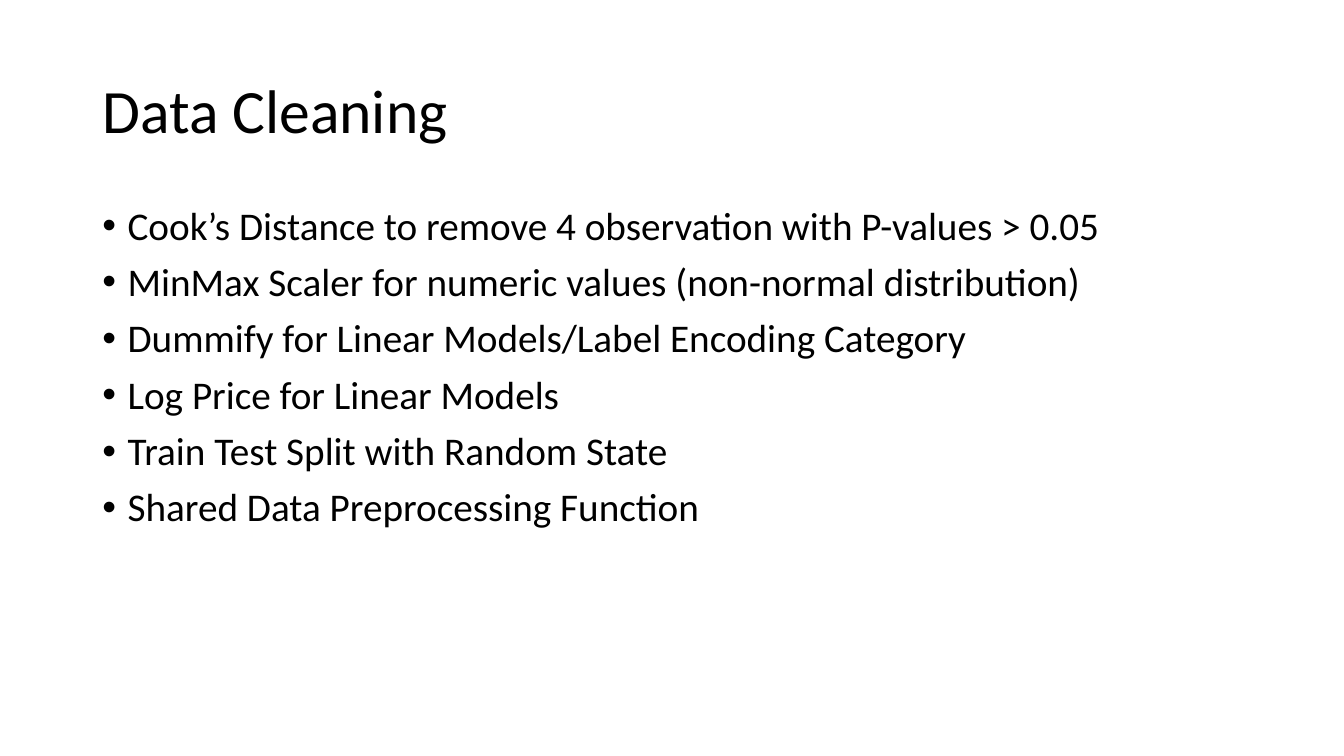
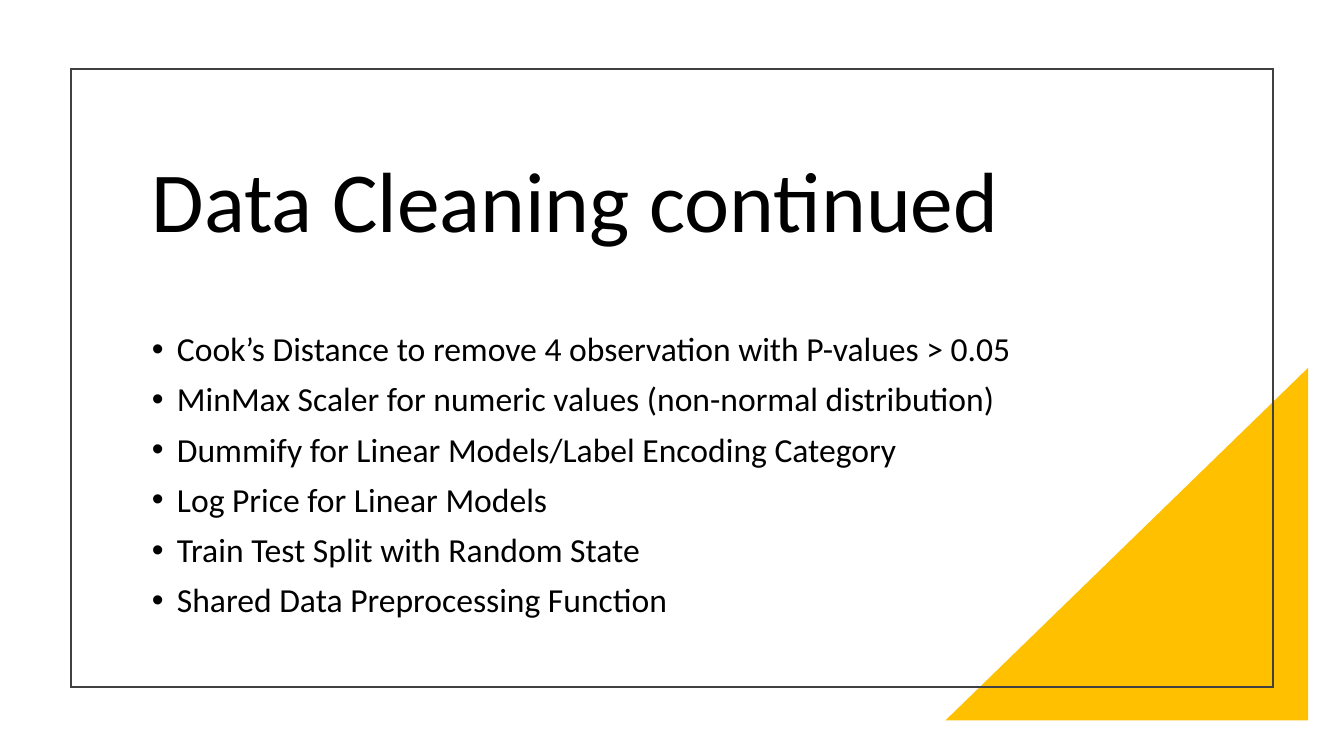
Before and after one commit to djhang99/housing_prices, a slide deck: slide 13 of Draft_Presentation.pptx. Drawn at 1344x756 pixels with LibreOffice and Linux fonts; fonts in the diff are those of the drawing. Boxes give left, top, right and bottom in pixels: in the first picture for what was removed or moved away, otherwise in the second. Text is boxed around its words. In the diff, an @@ line names an element or a change of style, - is before the commit and + after.

Commit message:
presentation formatting

```diff
--- a/Draft_Presentation.pptx
+++ b/Draft_Presentation.pptx
@@ rectangle added at bbox=[71, 69, 1273, 687], outline #404040 1.5 pt @@
@@ title at bbox=[152, 172, 998, 247]: text changed; size 44 to 61 pt @@
-Data Cleaning
+Data Cleaning continued
@@ text "Cook’s Distance to remove 4 ...": place and size @@
-text "Cook’s Distance to remove 4 ..." at bbox=[128, 212, 1099, 528]
+text "Cook’s Distance to remove 4 ..." at bbox=[177, 337, 1010, 618]
@@ text "Cook’s Distance to remove 4 ..." at bbox=[177, 337, 1010, 618]: size 28 to 24 pt @@
@@ right triangle added at bbox=[946, 368, 1309, 721], fill #FFC000 @@
```
Also in this commit, not shown: 15 other slides changed, 4 slides added, 2 slides removed.
